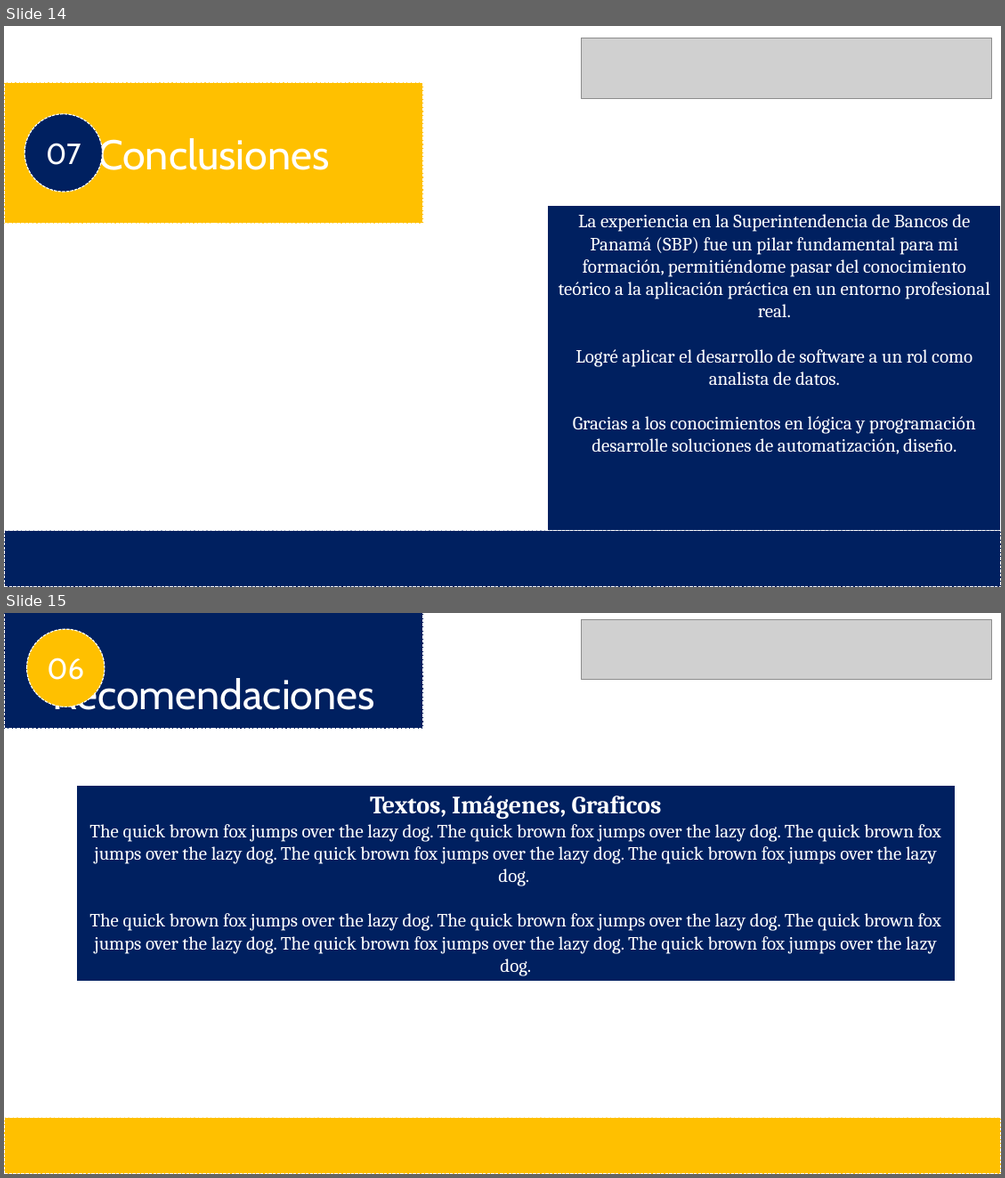
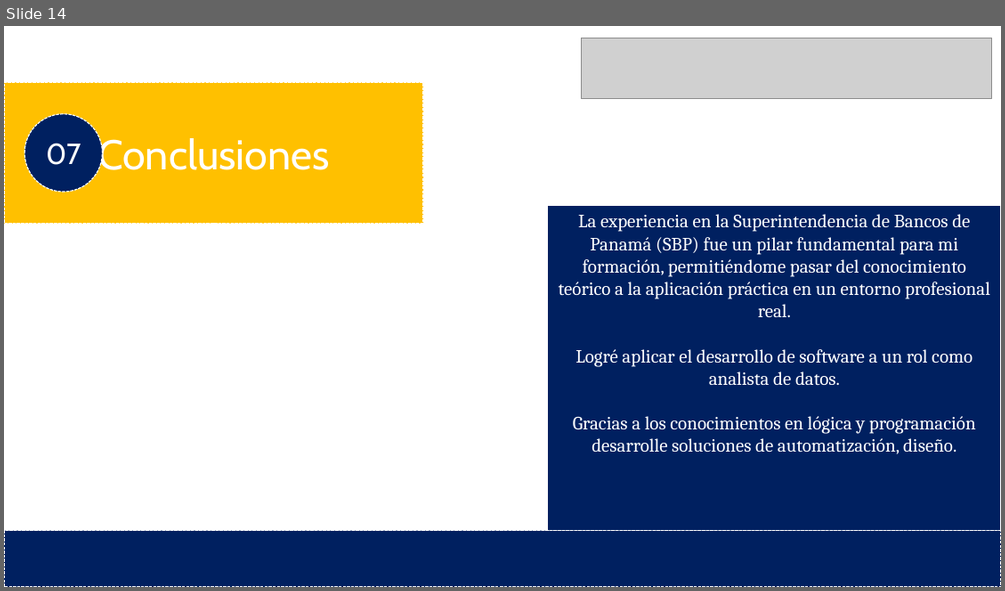
Before and after one commit to AlexPrado2101/Informe-, a slide deck: Alexander Prado - Sustentación de proyecto.pptx. Shown one above the other, each under a label of ours: slides 14 and 15 before the commit, slide 14 after it. The pictures are 1005x1178 and 1005x591 pixels, drawn with LibreOffice and Linux fonts; fonts in the diff are those of the drawing; grey boxes stand for pictures; background and template pictures are left out. Boxes give left, top, right and bottom in pixels: in the first picture for what was removed or moved away, otherwise in the second. Text is boxed around its words. In the diff, an @@ line names an element or a change of style, - is before the commit and + after.

```diff
--- a/Alexander Prado - Sustentación de proyecto.pptx
+++ b/Alexander Prado - Sustentación de proyecto.pptx
@@ slide 15 removed at box(4, 613, 1001, 1174), background picture (left out) @@
@@ rectangle removed at box(4, 613, 423, 729) @@
-Recomendaciones
@@ ellipse removed at box(26, 629, 105, 707) @@
-06
@@ picture removed at box(582, 619, 992, 680) @@
@@ rectangle removed at box(77, 785, 955, 981) @@
-Textos, Imágenes, Graficos
-The quick brown fox jumps over the lazy dog. The quick brown fox jumps over the lazy dog. The quick brown fox jumps over the lazy dog. The quick brown fox jumps over the lazy dog. The quick brown fox jumps over the lazy dog.
-The quick brown fox jumps over the lazy dog. The quick brown fox jumps over the lazy dog. The quick brown fox jumps over the lazy dog. The quick brown fox jumps over the lazy dog. The quick brown fox jumps over the lazy dog.
@@ rectangle removed at box(4, 1118, 1001, 1174) @@
```
Also in this commit, not shown: 2 slides changed, 1 slide added.
